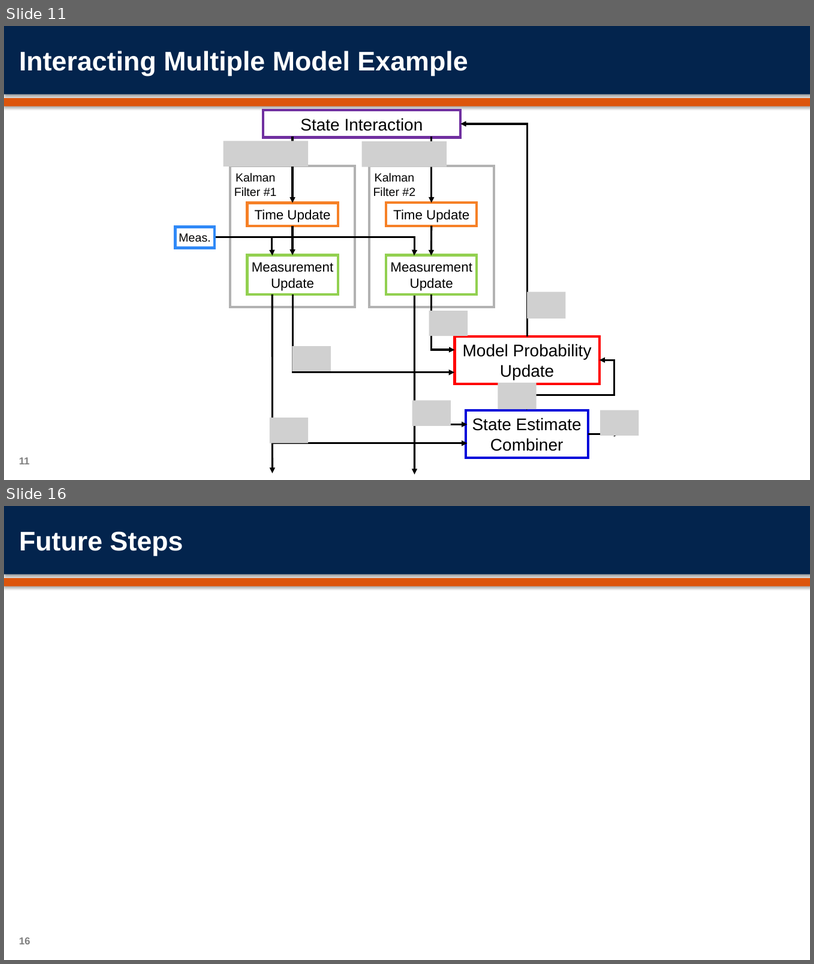
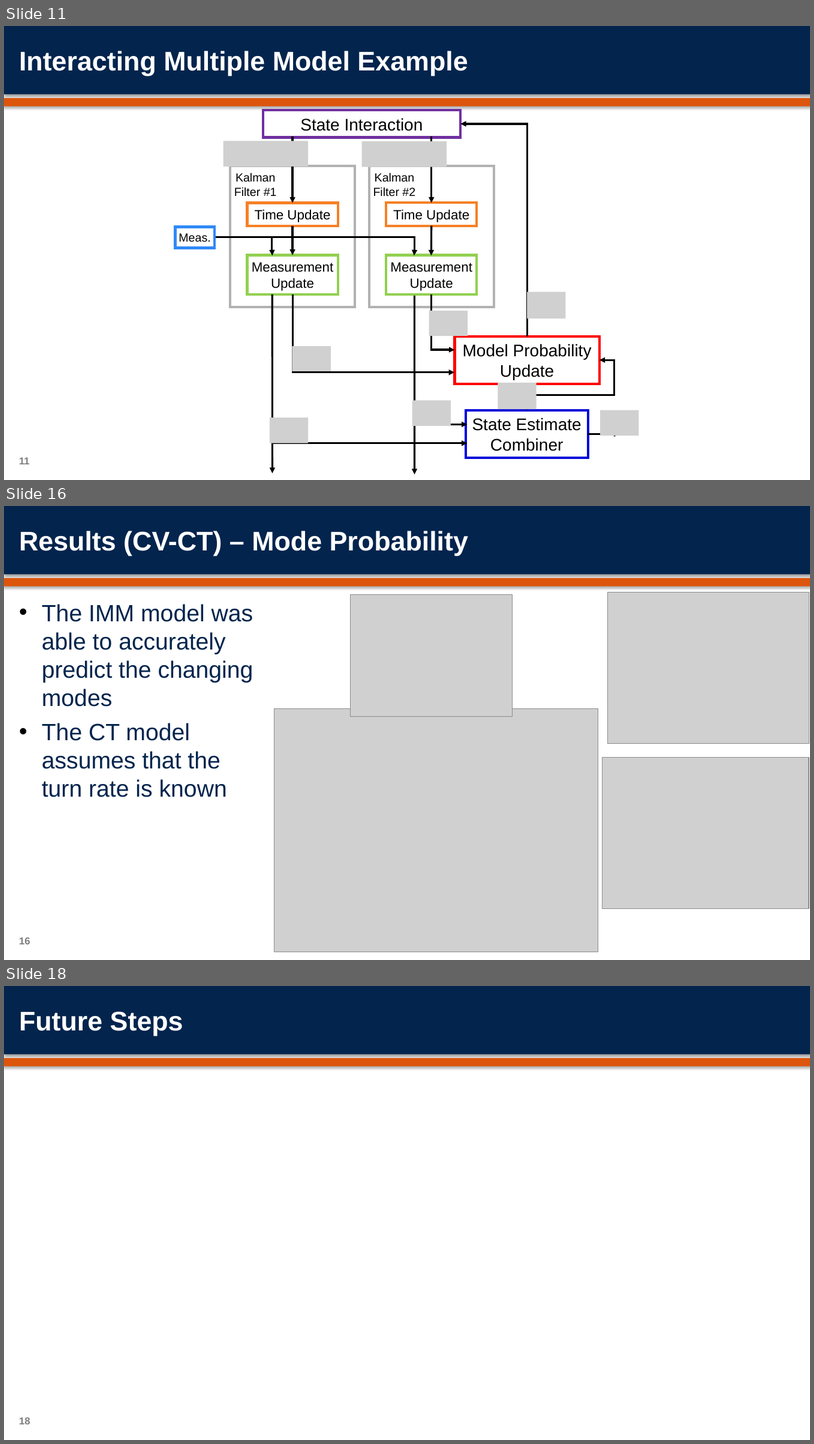
Before and after one commit to orenmillerrr/Optimal-Final-Project, a slide deck: report/OptimalFinalPresentation.pptx. Shown one above the other, each under a label of ours: slides 11 and 16 before the commit, slides 11, 16 and 18 after it; the slides between them are not shown. The pictures are 814x964 and 814x1444 pixels, drawn with LibreOffice and Linux fonts; fonts in the diff are those of the drawing; grey boxes stand for pictures; background and template pictures are left out. Boxes give left, top, right and bottom in pixels: in the first picture for what was removed or moved away, otherwise in the second. Text is boxed around its words. In the diff, an @@ line names an element or a change of style, - is before the commit and + after.

```diff
--- a/report/OptimalFinalPresentation.pptx
+++ b/report/OptimalFinalPresentation.pptx
@@ slide 16 added at bbox=[4, 506, 810, 960], background #FFFFFF; not listed: 2 template elements that a slide beside it also shows @@
@@ title added at bbox=[19, 531, 468, 555], 32 pt, text #FFFFFF, bold @@
+Results (CV-CT) – Mode Probability
@@ picture added at bbox=[351, 595, 513, 717] @@
@@ picture added at bbox=[608, 592, 809, 744] @@
@@ text added at bbox=[42, 604, 254, 797], 28 pt, text #03244D @@
+• The IMM model was able to accurately predict the changing modes
+• The CT model assumes that the turn rate is known
@@ picture added at bbox=[275, 709, 599, 952] @@
@@ picture added at bbox=[602, 757, 809, 908] @@
@@ page number added at bbox=[19, 937, 30, 944], 12 pt, text #7F7F7F, bold @@
+16
@@ what was slide 16 is now slide 18 @@
```
Also in this commit, not shown: 2 slides changed, 2 other slides added, 1 slide removed.
